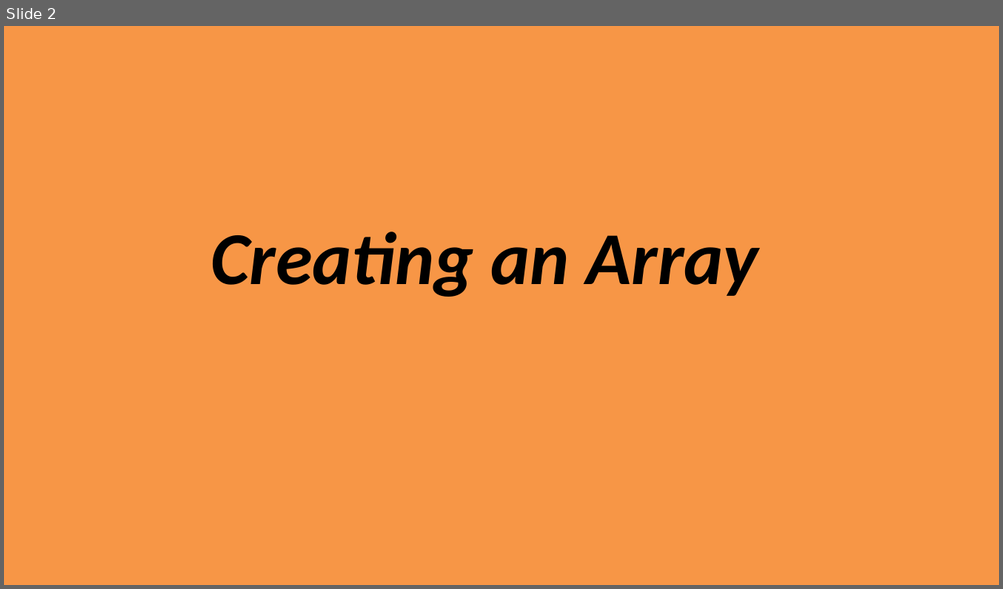
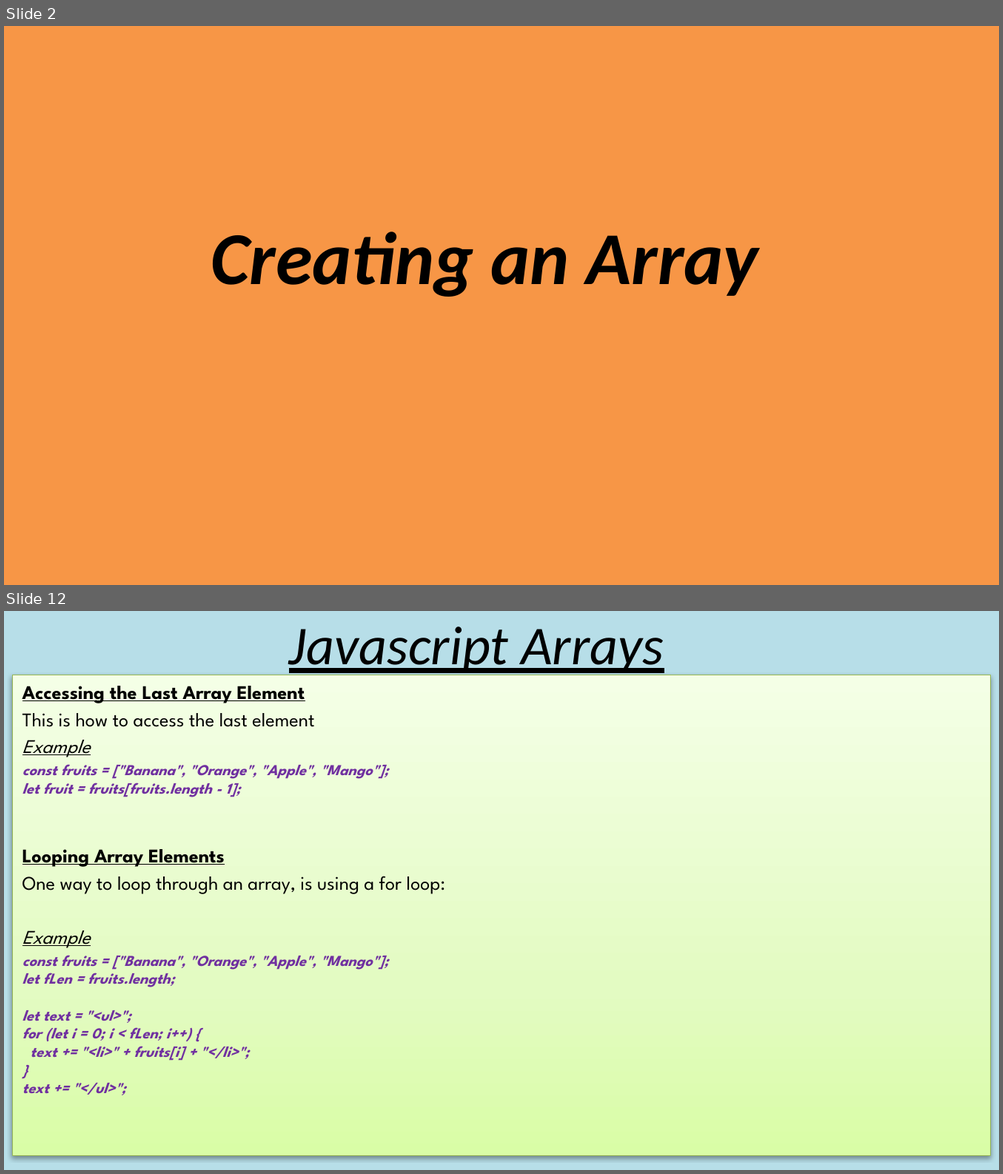
Before and after one commit to triple93r/Javascript_Arrays, a slide deck: JavascriptArrays.pptx. Shown one above the other, each under a label of ours: slide 2 before the commit, slides 2 and 12 after it; the slides between them are not shown. The pictures are 1003x589 and 1003x1174 pixels, drawn with LibreOffice and Linux fonts; fonts in the diff are those of the drawing. Boxes give left, top, right and bottom in pixels: in the first picture for what was removed or moved away, otherwise in the second. Text is boxed around its words. In the diff, an @@ line names an element or a change of style, - is before the commit and + after.

```diff
--- a/JavascriptArrays.pptx
+++ b/JavascriptArrays.pptx
@@ slide 12 added at [4,611,999,1170], background #B7DEE8 @@
@@ title added at [289,627,663,678], 39.6 pt, text #000000, italic, underline @@
+Javascript Arrays
@@ subtitle added at [12,675,990,1156], fill gradient #DAFDA7 to #E4FCC2 to #F5FFE7, outline #98B955 0.75 pt, 11 pt, text #7030A0, bold, italic @@
+Accessing the Last Array Element
+This is how to access the last element
+Example
+const fruits = ["Banana", "Orange", "Apple", "Mango"];
+let fruit = fruits[fruits.length - 1];
+Looping Array Elements
+One way to loop through an array, is using a for loop:
+Example
+const fruits = ["Banana", "Orange", "Apple", "Mango"];
+let fLen = fruits.length;
+let text = "<ul>";
+for (let i = 0; i < fLen; i++) {
+text += "<li>" + fruits[i] + "</li>";
+}
+text += "</ul>";
```
Also in this commit, not shown: 2 slides changed, 22 other slides added.
